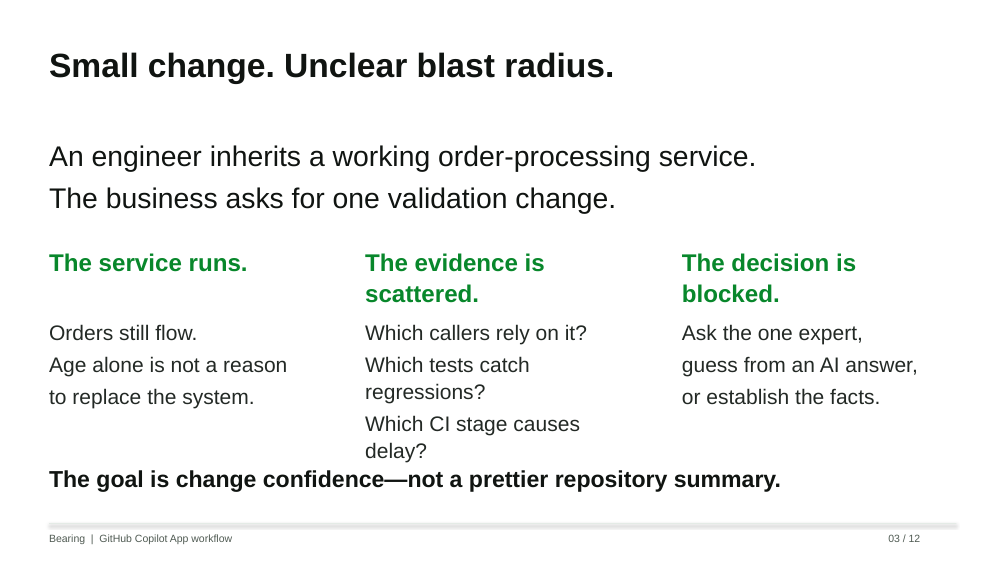
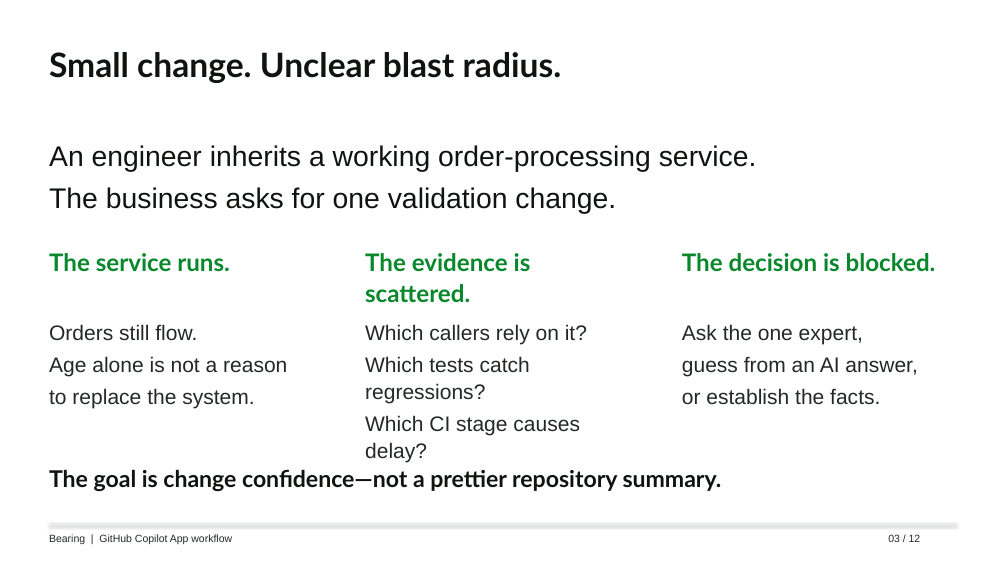
Before and after one commit to eltyagi/bearingV2, a slide deck: slide 3 of submission/modernization-assessment.pptx. Drawn at 1008x567 pixels with LibreOffice and Linux fonts; fonts in the diff are those of the drawing. Boxes give left, top, right and bottom in pixels: in the first picture for what was removed or moved away, otherwise in the second. Text is boxed around its words. In the diff, an @@ line names an element or a change of style, - is before the commit and + after.

```diff
--- a/submission/modernization-assessment.pptx
+++ b/submission/modernization-assessment.pptx
@@ font Arial to Lato in 5 elements at bbox=[49, 52, 562, 83], bbox=[49, 253, 230, 272], bbox=[365, 253, 531, 303], bbox=[682, 253, 936, 272], bbox=[49, 469, 722, 491] @@
@@ text "Bearing | GitHub Copilot App ..." at bbox=[49, 534, 232, 544]: text colour #505B53 to #232925 @@
@@ text "03 / 12" at bbox=[888, 534, 921, 542]: text colour #505B53 to #232925 @@
```
Also in this commit, not shown: 11 other slides changed, 1 other file.
